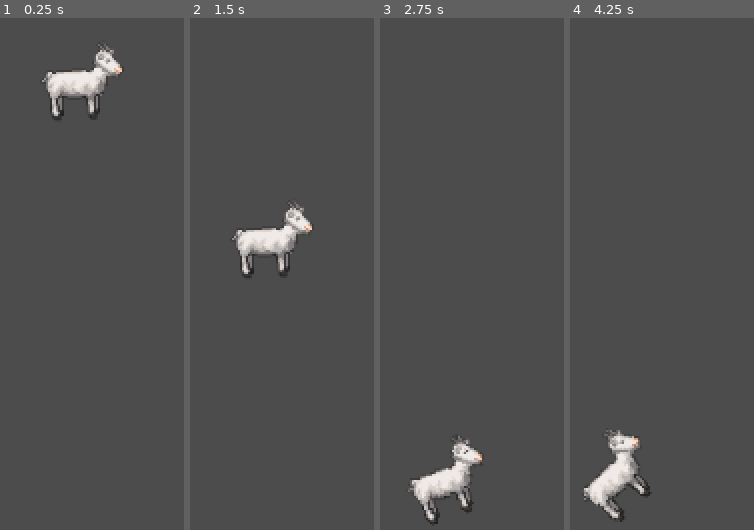
Above: before the commit, frames 1-4 (left to right).
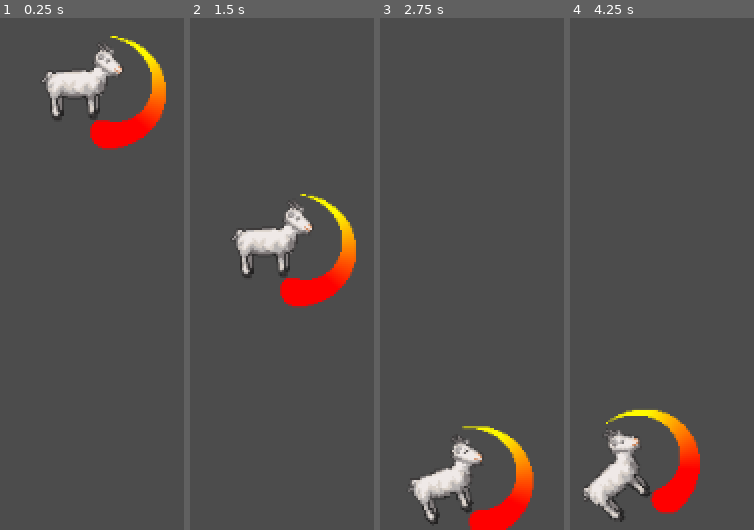
Above: after the commit, the same moments.

Repository: gilzoide/bode-espirratorio
Game: Godot game, scene res://Levels/Empty.tscn
Two runs of this game, one before a commit and one after it. Both use one fixed random seed, a clock stepped at 60 frames per second and the inputs below. The project has no main scene, so this scene is started directly.
Inputs:
- Up to frame 1 (0.25 s): no input
- Up to frame 2 (1.5 s): hold Space (espirro) 0.53-1.28 s; tap Space (espirro) at 1.35 s
- Up to frame 3 (2.75 s): hold Space (espirro) from 2.03 s (still down)
- Up to frame 4 (4.25 s): release Space (espirro) at 2.78 s; tap Space (espirro) at 2.85 s; hold Space (espirro) from 3.53 s (still down)

The runs differ from the first frame. In frame 1, 2.9% of the frame differs, in the area x 48-91%, y 3-26%; in frame 2, 3.0%; in frame 3, 2.8%; in frame 4, 3.0%, in the area x 19-71%, y 76-97%.

Commit message:
WIP intensity gauge

Diff:
--- /dev/null
+++ b/src/Player/IntensityGauge/IntensityGauge.gd
@@ -0,0 +1,18 @@
+extends CanvasItem
+
+export(float) var duration : float = 1
+export(float) var speed : float = 1
+export(bool) var looping : bool = true
+var time : float = 0
+var value : float = 0
+
+func _ready() -> void:
+	set_process(false)
+
+func _process(delta: float) -> void:
+	time += delta * speed
+	if time > duration or time < 0:
+		if not looping:
+			set_process(false)
+		time = clamp(time, 0, duration)
+	value = time / duration
--- /dev/null
+++ b/src/Player/IntensityGauge/intensity_gauge_curve_shader.shader
@@ -0,0 +1,38 @@
+shader_type canvas_item;
+
+const float PI = 3.1415926535897932384626433832795;
+const float initial_angle = -PI / 2.0;
+const float end_angle = PI / 2.0;
+
+uniform float inner_radius : hint_range(0, 1) = 0.5;
+uniform float outer_radius : hint_range(0, 1) = 1.0;
+uniform float textured_angle : hint_range(0, 1) = 1.0;
+
+void fragment() {
+	vec2 normalizedUV = UV * 2.0 - 1.0;
+
+	float angle = atan(normalizedUV.y, normalizedUV.x);
+	float angle01 = (angle - initial_angle) / (end_angle - initial_angle);
+
+	float radius = length(normalizedUV);
+	float angle_inner_radius = mix(inner_radius, outer_radius, 1.0 - angle01);
+	float radius_delta = outer_radius - angle_inner_radius;
+	float radius01 = (radius - angle_inner_radius) / radius_delta;
+
+	float abs_textured_angle = mix(initial_angle, end_angle, textured_angle);
+	float textured_radius = outer_radius - (radius_delta * 0.5);
+	float dist = sqrt(pow(textured_radius, 2) + pow(radius, 2) - 2.0*textured_radius*radius*cos(angle - abs_textured_angle));
+//	vec2 textured_point = (vec2(cos(abs_textured_angle), sin(abs_textured_angle)) * (outer_radius - (radius_delta * 0.5))) / TEXTURE_PIXEL_SIZE;
+//	textured_point = (textured_point + 1.0) / 2.0;
+//	vec2 current_point = UV / TEXTURE_PIXEL_SIZE;
+	bool isInside = ((radius01 >= 0.0 && radius01 <= 1.0) && (angle01 >= 0.0 && angle01 <= textured_angle)) ||
+//		distance(textured_point, current_point) <= 0.1;
+		dist <= (radius_delta * TEXTURE_PIXEL_SIZE.x);
+
+	// Texel color fetching from texture sampler
+	vec4 texelColor = texture(TEXTURE, vec2(angle01, radius01));
+	vec4 pixelColor = float(isInside) * texelColor;
+
+	// Calculate final fragment color
+	COLOR *= pixelColor;
+}
--- /dev/null
+++ b/src/Player/IntensityGauge/intensity_gauge_curve_shadermaterial.tres
@@ -0,0 +1,9 @@
+[gd_resource type="ShaderMaterial" load_steps=2 format=2]
+
+[ext_resource path="res://Player/IntensityGauge/intensity_gauge_curve_shader.shader" type="Shader" id=1]
+
+[resource]
+shader = ExtResource( 1 )
+shader_param/inner_radius = 0.5
+shader_param/outer_radius = 1.0
+shader_param/textured_angle = 1.0
--- /dev/null
+++ b/src/Player/IntensityGauge/intensity_gauge_gradienttexture.tres
@@ -0,0 +1,8 @@
+[gd_resource type="GradientTexture" load_steps=2 format=2]
+
+[sub_resource type="Gradient" id=1]
+colors = PoolColorArray( 1, 0.984375, 0, 1, 1, 0, 0, 1 )
+
+[resource]
+gradient = SubResource( 1 )
+width = 2
--- a/src/Player/Player.tscn
+++ b/src/Player/Player.tscn
@@ -1,7 +1,10 @@
-[gd_scene load_steps=4 format=2]
+[gd_scene load_steps=7 format=2]
 
 [ext_resource path="res://Player/bode_spriteframes.tres" type="SpriteFrames" id=1]
 [ext_resource path="res://Player/Bode.gd" type="Script" id=2]
+[ext_resource path="res://Player/IntensityGauge/intensity_gauge_gradienttexture.tres" type="Texture" id=3]
+[ext_resource path="res://Player/IntensityGauge/intensity_gauge_curve_shadermaterial.tres" type="Material" id=4]
+[ext_resource path="res://Player/IntensityGauge/IntensityGauge.gd" type="Script" id=5]
 
 [sub_resource type="CapsuleShape2D" id=1]
 radius = 28.0
@@ -9,11 +12,18 @@
 [node name="Player" type="RigidBody2D"]
 script = ExtResource( 2 )
 
+[node name="CollisionShape2D" type="CollisionShape2D" parent="."]
+rotation = 1.5708
+shape = SubResource( 1 )
+
 [node name="Sprite" type="AnimatedSprite" parent="."]
 position = Vector2( 2, -2 )
 frames = ExtResource( 1 )
 animation = "espirro"
 
-[node name="CollisionShape2D" type="CollisionShape2D" parent="."]
-rotation = 1.5708
-shape = SubResource( 1 )
+[node name="IntensityGauge" type="Sprite" parent="."]
+material = ExtResource( 4 )
+position = Vector2( 15.3283, 6.15119 )
+scale = Vector2( 38, 72 )
+texture = ExtResource( 3 )
+script = ExtResource( 5 )
Not shown, changed: .editorconfig
